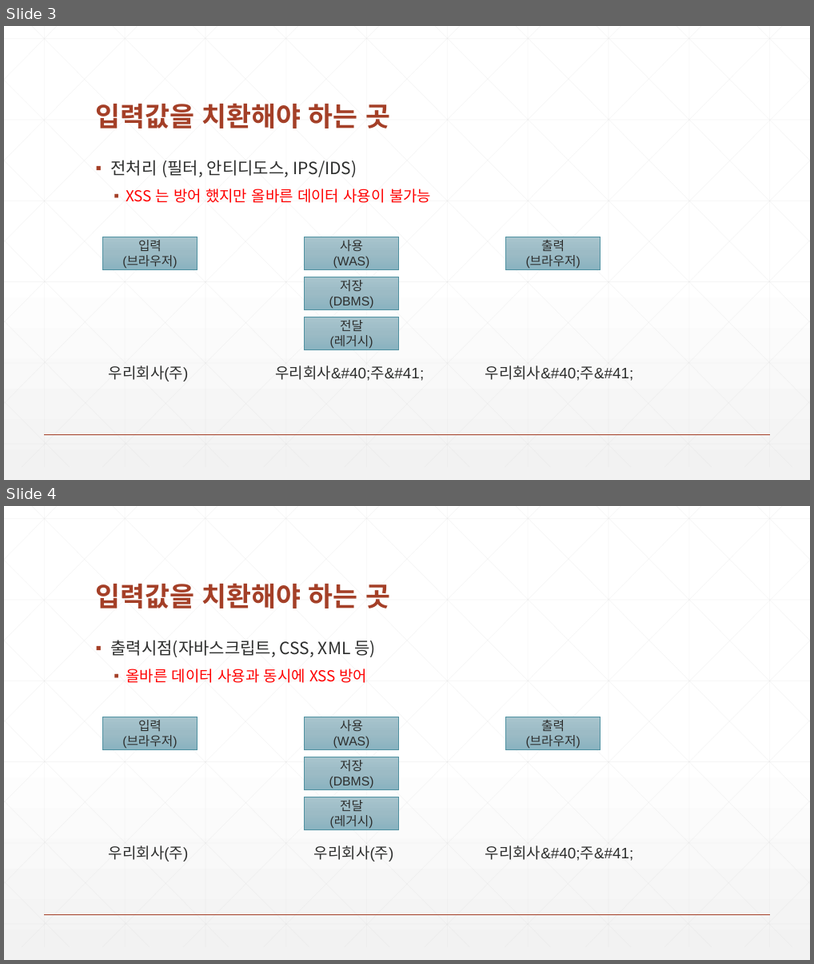
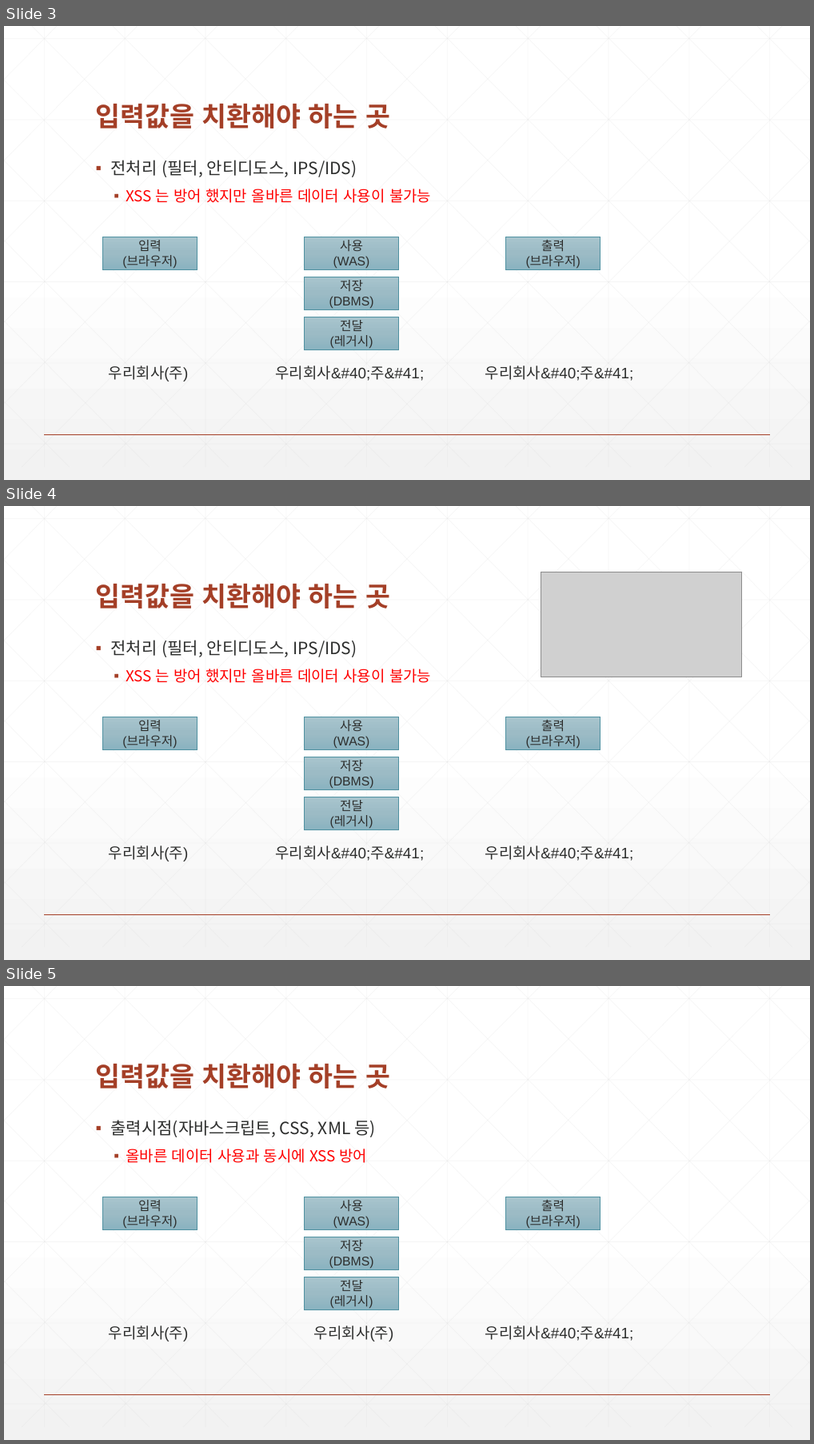
Before and after one commit to zeroshift01/code5, a slide deck: inflearn02/doc/2.(심화)XSS 공격을 방어합니다.pptx. Shown one above the other, each under a label of ours: slides 3 and 4 before the commit, slides 3, 4 and 5 after it. The pictures are 814x964 and 814x1444 pixels, drawn with LibreOffice and Linux fonts; fonts in the diff are those of the drawing; grey boxes stand for pictures. Boxes give left, top, right and bottom in pixels: in the first picture for what was removed or moved away, otherwise in the second. Text is boxed around its words. In the diff, an @@ line names an element or a change of style, - is before the commit and + after.

```diff
--- a/inflearn02/doc/2.(심화)XSS 공격을 방어합니다.pptx
+++ b/inflearn02/doc/2.(심화)XSS 공격을 방어합니다.pptx
@@ slide 4 added at [4,506,810,960], background gradient #FFFFFF to #F2F2F2; not listed: 47 template elements that a slide beside it also shows @@
@@ picture added at [541,572,742,677] @@
@@ title added at [96,583,390,608], 32 pt, text #A43F27, bold @@
+입력값을 치환해야 하는 곳
@@ text added at [111,640,431,683], 20 pt, text #2D2E2D @@
+▪ 전처리 (필터, 안티디도스, IPS/IDS)
+  ▪ XSS 는 방어 했지만 올바른 데이터 사용이 불가능
@@ rectangle added at [102,716,197,749], fill gradient #A9C6CF to #9CBCC6 to #8AB4C0, outline #4F91A1 0.5 pt, 15 pt, text #2D2E2D @@
+입력
+(브라우저)
@@ rectangle added at [305,716,399,749], fill gradient #A9C6CF to #9CBCC6 to #8AB4C0, outline #4F91A1 0.5 pt, 15 pt, text #2D2E2D @@
+사용
+(WAS)
@@ rectangle added at [506,716,601,749], fill gradient #A9C6CF to #9CBCC6 to #8AB4C0, outline #4F91A1 0.5 pt, 15 pt, text #2D2E2D @@
+출력
+(브라우저)
@@ rectangle added at [305,756,399,789], fill gradient #A9C6CF to #9CBCC6 to #8AB4C0, outline #4F91A1 0.5 pt, 15 pt, text #2D2E2D @@
+저장
+(DBMS)
@@ rectangle added at [305,796,399,829], fill gradient #A9C6CF to #9CBCC6 to #8AB4C0, outline #4F91A1 0.5 pt, 15 pt, text #2D2E2D @@
+전달
+(레거시)
@@ text added at [109,845,189,861], 18 pt, text #2D2E2D @@
+우리회사(주)
@@ text added at [276,845,425,860], 18 pt, text #2D2E2D @@
+우리회사&#40;주&#41;
@@ text added at [486,845,634,860], 18 pt, text #2D2E2D @@
+우리회사&#40;주&#41;
@@ what was slide 4 is now slide 5 @@
```
Also in this commit, not shown: 3 other files.
